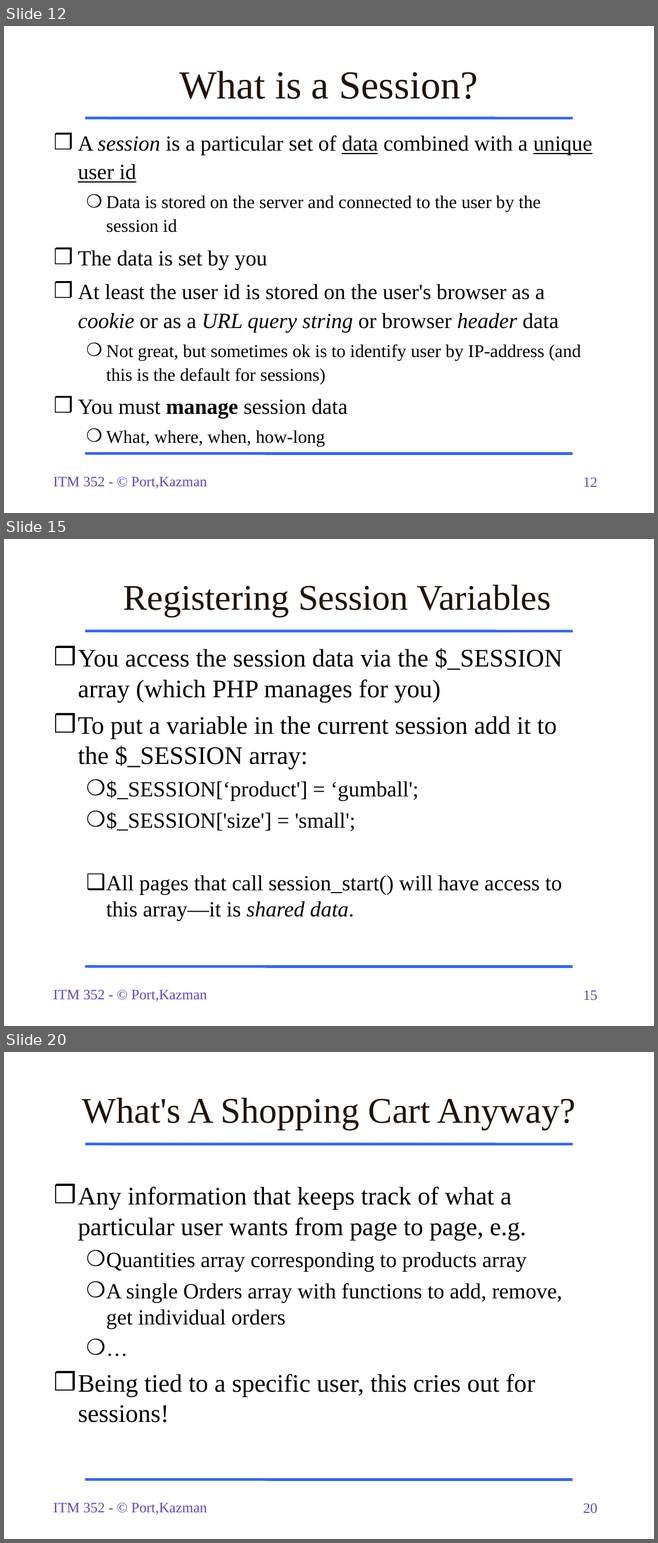
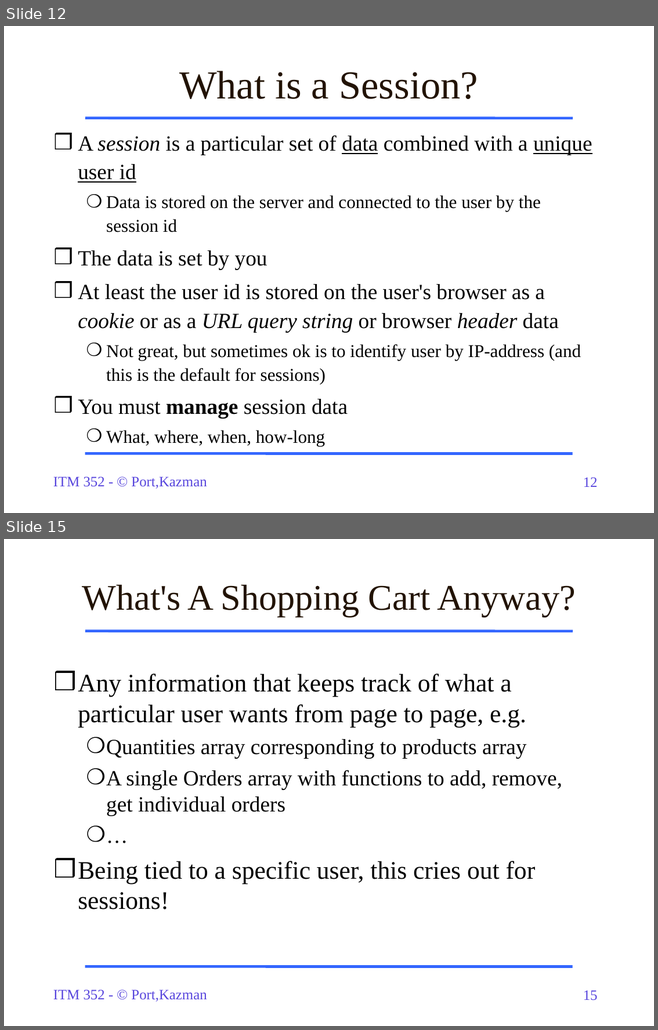
Before and after one commit to dport96/ITM352, a slide deck: morea/170.Cookies-Sessions/ITM352_Cookies_Sessions.ppt. Shown one above the other, each under a label of ours: slides 12, 15 and 20 before the commit, slides 12 and 15 after it; the slides between them are not shown. The pictures are 658x1543 and 658x1030 pixels, drawn with LibreOffice and Linux fonts; fonts in the diff are those of the drawing. Boxes give left, top, right and bottom in pixels: in the first picture for what was removed or moved away, otherwise in the second. Text is boxed around its words. In the diff, an @@ line names an element or a change of style, - is before the commit and + after.

```diff
--- a/morea/170.Cookies-Sessions/ITM352_Cookies_Sessions.ppt
+++ b/morea/170.Cookies-Sessions/ITM352_Cookies_Sessions.ppt
@@ slide 15 removed at <box>4,539,654,1026</box>, background #FFFFFF; not listed: 4 template elements that a slide beside it also shows @@
@@ text removed at <box>123,584,550,617</box> @@
-Registering Session Variables
@@ text removed at <box>78,648,562,921</box> @@
-❒ You access the session data via the $_SESSION array (which PHP manages for you)
-❒ To put a variable in the current session add it to the $_SESSION array:
-  ❍ $_SESSION[‘product'] = ‘gumball';
-  ❍ $_SESSION['size'] = 'small';
-  ❑ All pages that call session_start() will have access to this array—it is shared data.
@@ what was slide 20 is now slide 15 @@
@@ page number at <box>583,990,597,1001</box>: text changed @@
-20
+15
```
Also in this commit, not shown: 6 slides changed, 2 slides added, 7 other slides removed, 1 other file.
